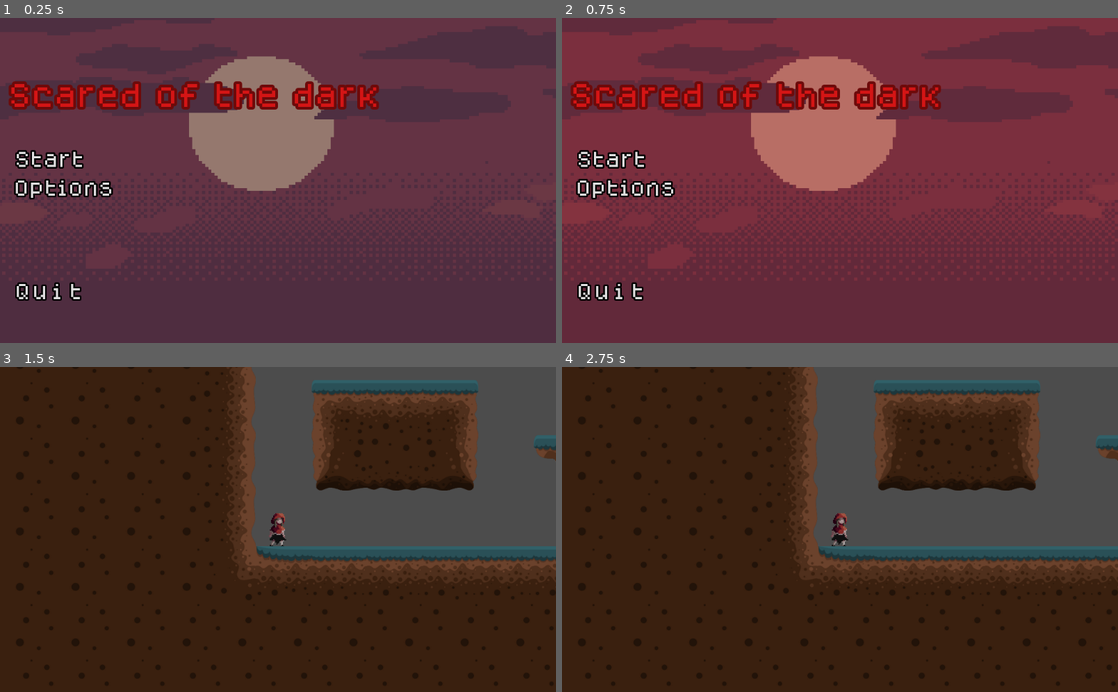
Above: before the commit, frames 1-4 (two rows, left to right).
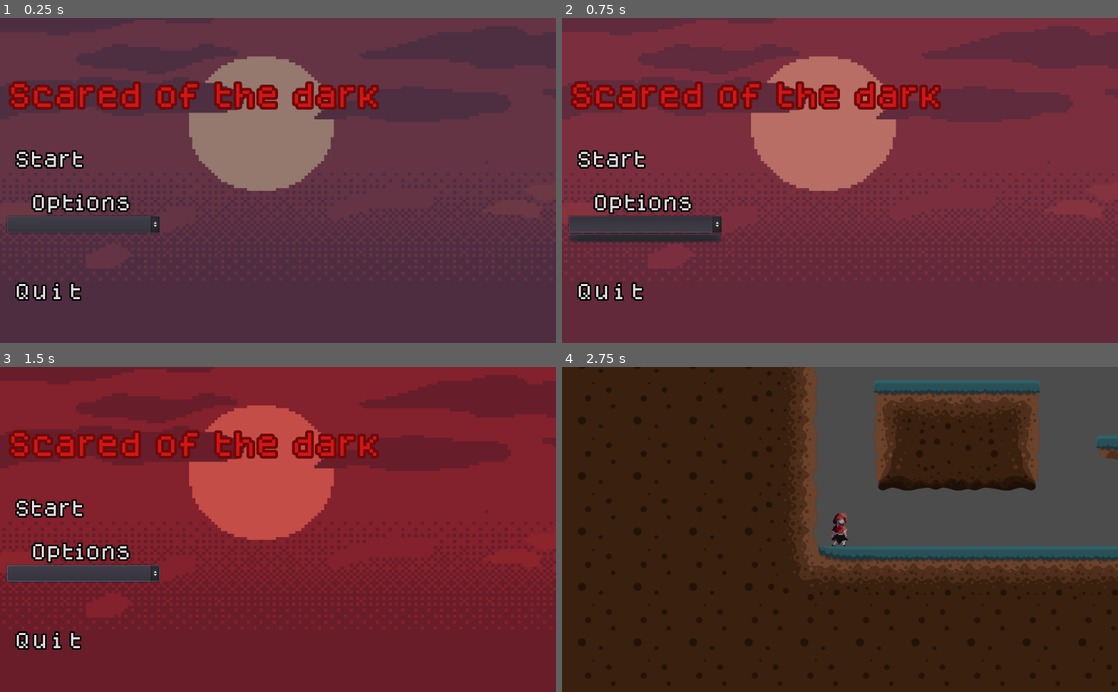
Above: after the commit, the same moments.

Repository: beldonholt/YourMum
Game: Godot game, scene res://StartMenu.tscn
The game is run twice, just before and just after one commit, with the same random seed, the same clock (stepped at 60 frames per second) and the same inputs. The engine's default icon, where the game draws it, is replaced by a stand-in: a white triangle on a blue panel in a dark square.
Inputs (mouse positions are in pixels of both pictures, inside the frame that each line leads up to):
- Up to frame 1 (0.25 s): no input
- Up to frame 2 (0.75 s): click (645, 222) at 0.52 s
- Up to frame 3 (1.5 s): click "Start" at 1.25 s
- Up to frame 4 (2.75 s): click (612, 506) at 2 s, where only the run after the commit has a clickable "Start"

The runs differ from the first frame. In frame 1, 2.4% of the frame differs, in the area x 1-29%, y 49-67%; in frame 2, 3.6%; in frame 3, 99%, in the area x 0-100%, y 0-100%; in frame 4, nothing differs.

Commit message:
Update StartMenu.tscn

Diff:
--- a/Lvl 3 Main progect/StartMenu.tscn
+++ b/Lvl 3 Main progect/StartMenu.tscn
@@ -120,11 +120,17 @@
 "_edit_use_anchors_": false
 }
 
+[node name="OptionButton" type="OptionButton" parent="."]
+margin_left = 13.1786
+margin_top = 365.661
+margin_right = 294.179
+margin_bottom = 395.661
+
 [node name="Options" type="Button" parent="."]
-margin_left = 19.4576
-margin_top = 288.216
-margin_right = 219.458
-margin_bottom = 336.216
+margin_left = 50.6055
+margin_top = 314.644
+margin_right = 250.606
+margin_bottom = 362.644
 custom_fonts/font = SubResource( 6 )
 custom_colors/font_color_disabled = Color( 1, 1, 1, 1 )
 text = "Options"
